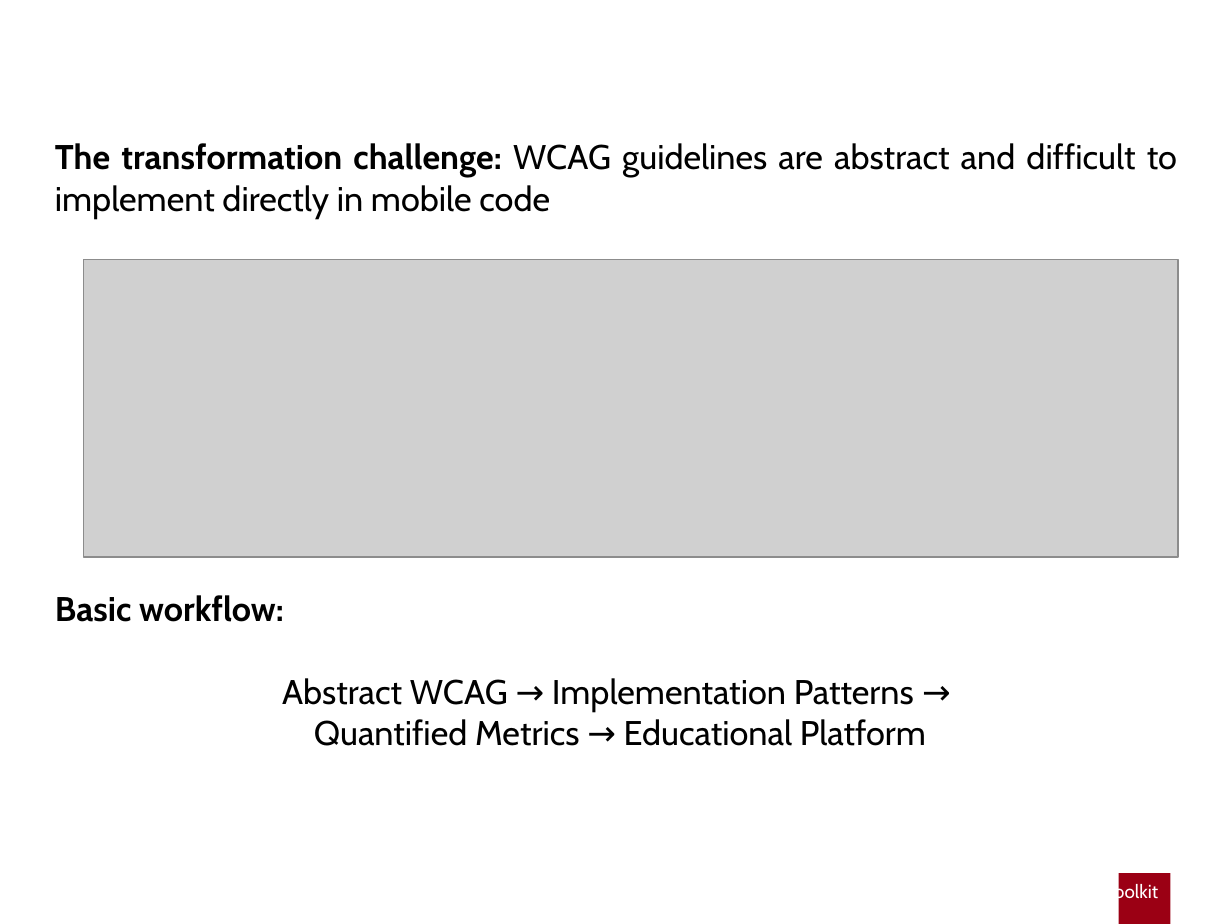
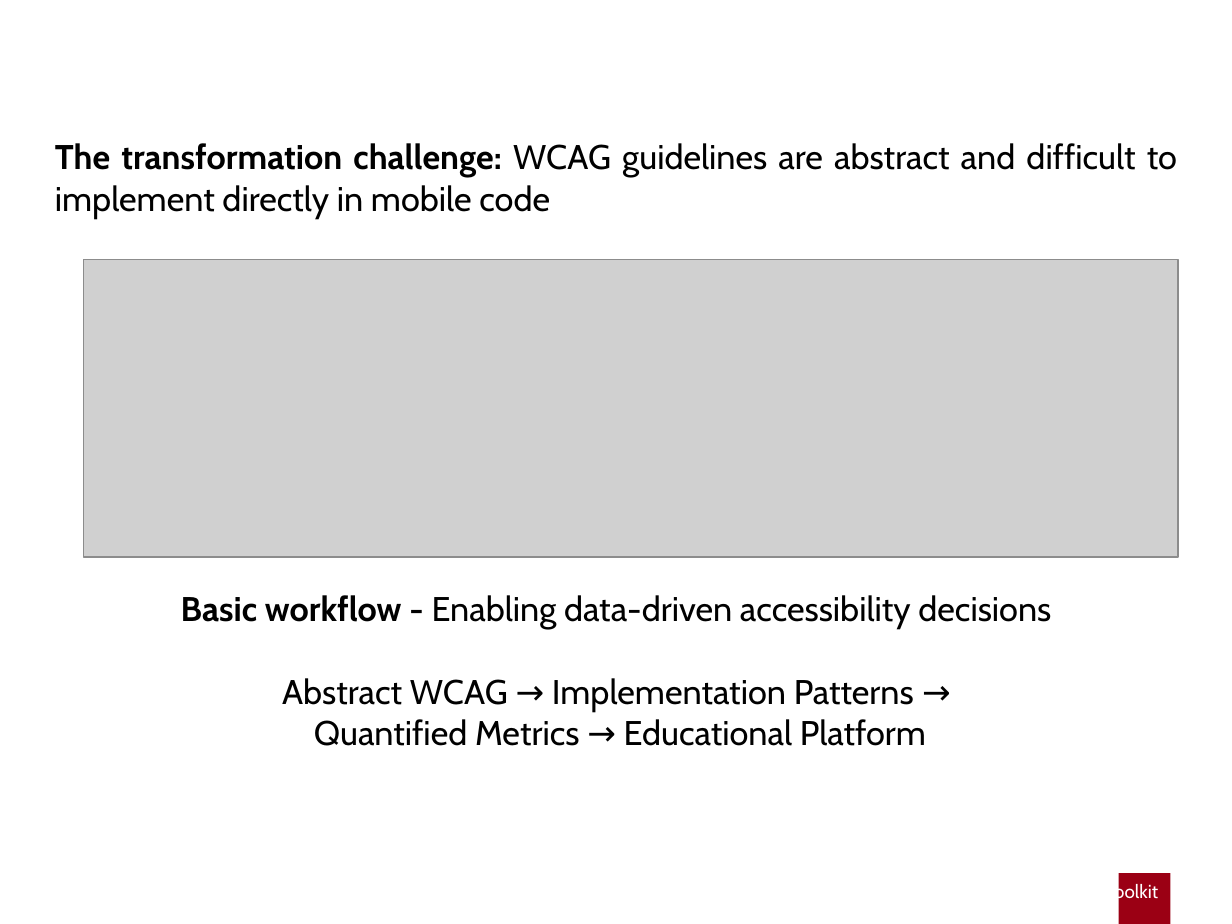
Before and after one commit to gabrielrovesti/Master-Thesis-UniPD, a slide deck: slide 8 of Thesis Presentation/Presentation Gabriel Rovesti.pptx. Drawn at 1232x924 pixels with LibreOffice and Linux fonts; fonts in the diff are those of the drawing; grey boxes stand for pictures; background and template pictures are left out. Boxes give left, top, right and bottom in pixels: in the first picture for what was removed or moved away, otherwise in the second. Text is boxed around its words. In the diff, an @@ line names an element or a change of style, - is before the commit and + after.

```diff
--- a/Thesis Presentation/Presentation Gabriel Rovesti.pptx
+++ b/Thesis Presentation/Presentation Gabriel Rovesti.pptx
@@ text at (181, 595, 1051, 630): text changed; bold off @@
-Basic workflow:
+Basic workflow - Enabling data-driven accessibility decisions
```
Also in this commit, not shown: 7 other slides changed, 1 slide removed, 6 other files.
